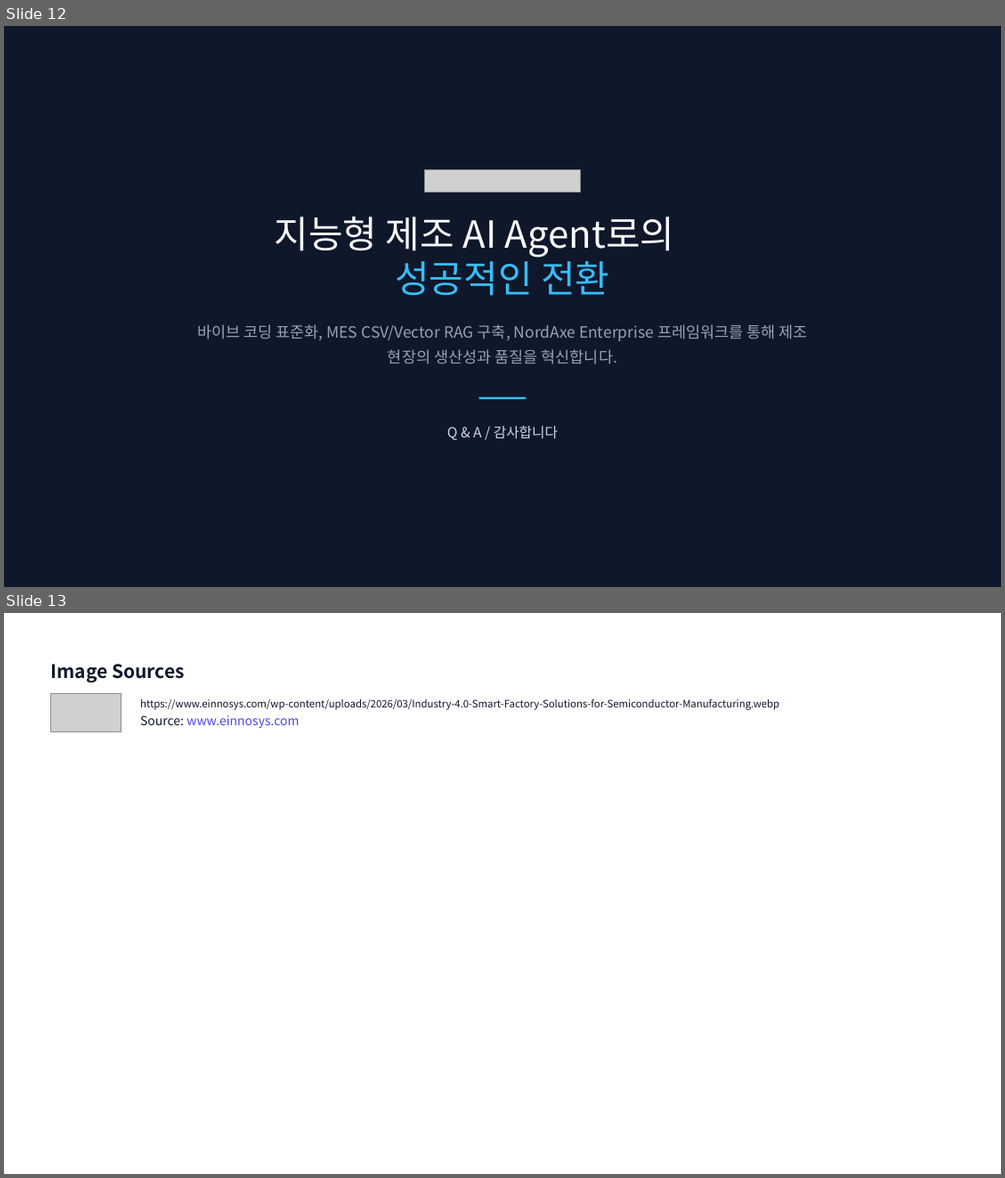
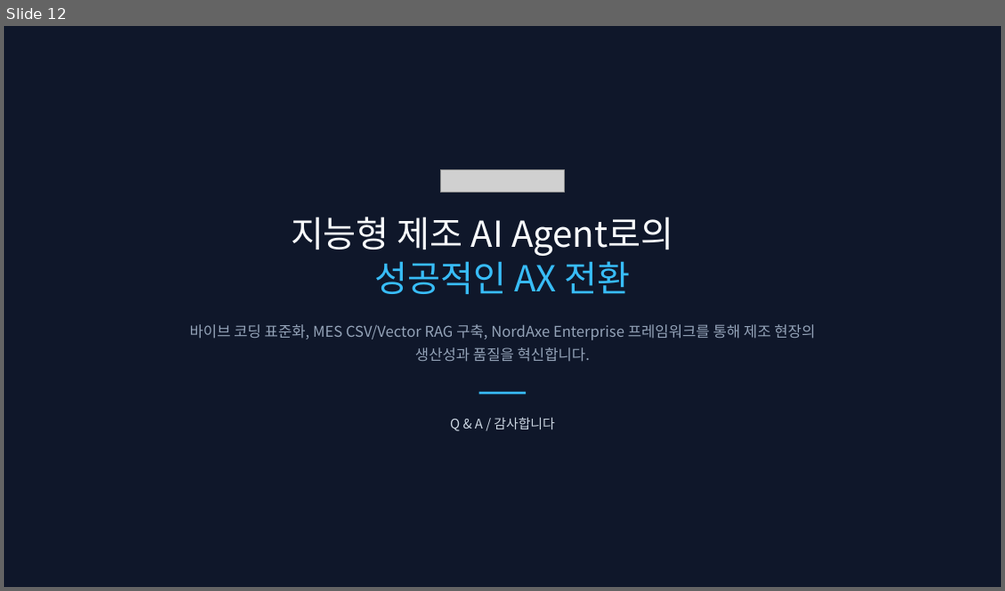
Before and after one commit to mordent/OpenProject, a slide deck: 제조 분야 AI Agent 아키텍처.pptx. Shown one above the other, each under a label of ours: slides 12 and 13 before the commit, slide 12 after it. The pictures are 1005x1178 and 1005x591 pixels, drawn with LibreOffice and Linux fonts; fonts in the diff are those of the drawing; grey boxes stand for pictures. Boxes give left, top, right and bottom in pixels: in the first picture for what was removed or moved away, otherwise in the second. Text is boxed around its words. In the diff, an @@ line names an element or a change of style, - is before the commit and + after.

```diff
--- a/제조 분야 AI Agent 아키텍처.pptx
+++ b/제조 분야 AI Agent 아키텍처.pptx
@@ slide 13 removed at box(4, 613, 1001, 1174), background #FFFFFF @@
@@ text removed at box(50, 664, 185, 682) @@
-Image Sources
@@ picture removed at box(50, 693, 121, 732) @@
@@ text removed at box(140, 698, 779, 710) @@
-https://www.einnosys.com/wp-content/uploads/2026/03/Industry-4.0-Smart-Factory-Solutions-for-Semiconductor-Manufacturing.webp
@@ text removed at box(140, 715, 299, 728) @@
-Source: www.einnosys.com
@@ slide 12 changed as well @@
@@ picture: place and size @@
-picture at box(424, 170, 580, 192)
+picture at box(441, 169, 564, 192)
@@ text at box(291, 216, 673, 294): text changed; size 36 to 34.5 pt @@
-지능형 제조 AI Agent로의
-성공적인 전환
+지능형 제조 AI Agent로의
+성공적인 AX 전환
@@ text "바이브 코딩 표준화, MES CSV/Vector ..." at box(190, 324, 815, 362): size 15 to 14.2 pt; line spacing 24pt to 22.8pt @@
@@ rectangle: place and size @@
-rectangle at box(479, 397, 526, 399)
+rectangle at box(479, 392, 526, 394)
@@ text "Q & A / 감사합니다": place and size @@
-text "Q & A / 감사합니다" at box(447, 426, 558, 440)
+text "Q & A / 감사합니다" at box(450, 417, 554, 431)
@@ text "Q & A / 감사합니다" at box(450, 417, 554, 431): size 13.5 to 12.8 pt @@
```
Also in this commit, not shown: 10 other slides changed, 1 slide added, 1 other slide removed.
